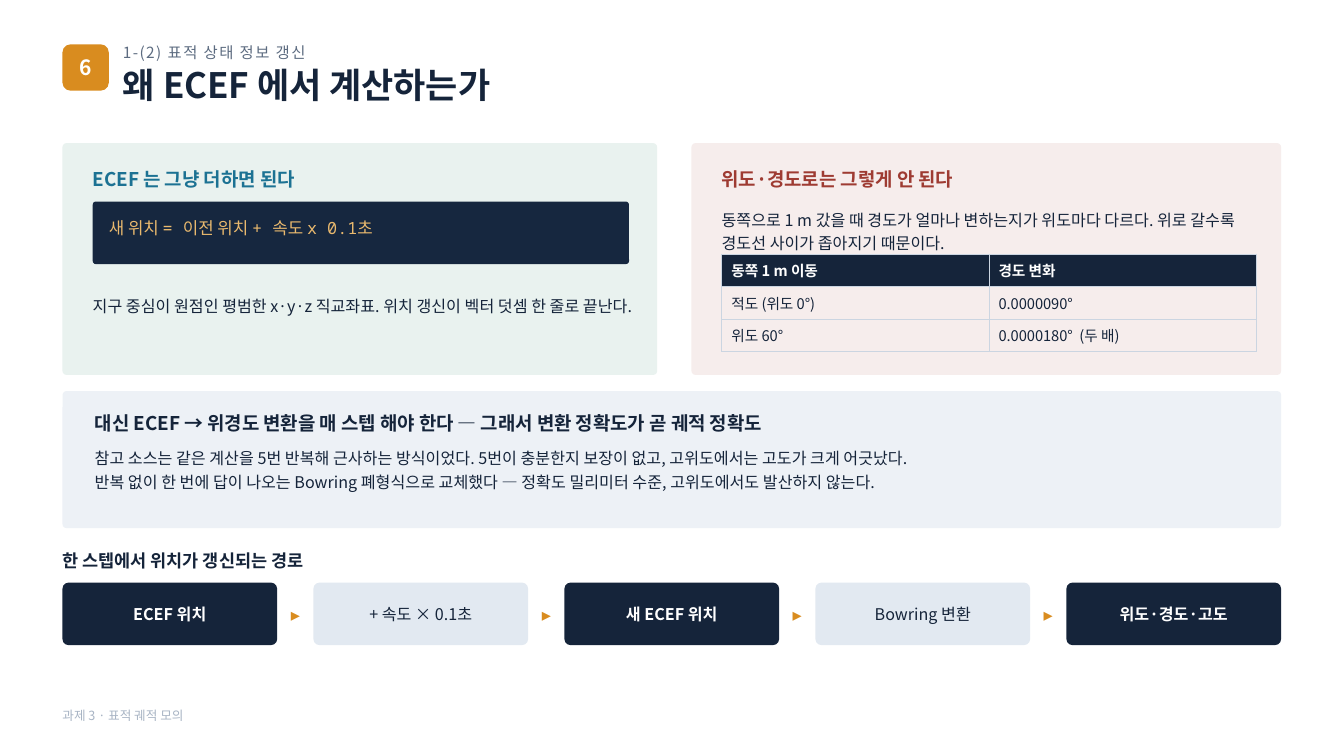
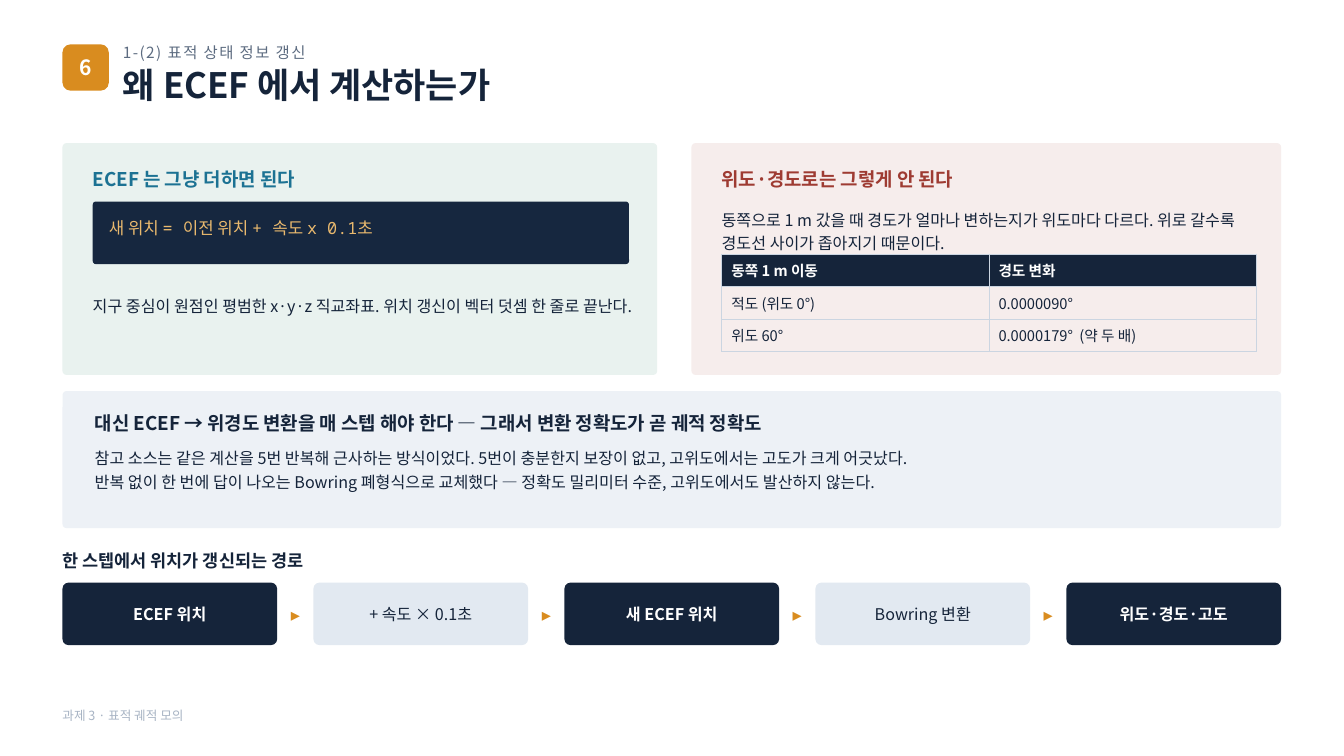
Before and after one commit to harley-hwan/radar-sw-study, a slide deck: slide 7 of Part3_TargetSim/ref/과제3_구현방법_시뮬레이션조건.pptx. Drawn at 1344x756 pixels with LibreOffice and Linux fonts; fonts in the diff are those of the drawing. Boxes give left, top, right and bottom in pixels: in the first picture for what was removed or moved away, otherwise in the second. Text is boxed around its words. In the diff, an @@ line names an element or a change of style, - is before the commit and + after.

```diff
--- a/Part3_TargetSim/ref/과제3_구현방법_시뮬레이션조건.pptx
+++ b/Part3_TargetSim/ref/과제3_구현방법_시뮬레이션조건.pptx
@@ table at (722,254,1256,355) @@
-row 3, column 2: 0.0000180° (두 배)
+row 3, column 2: 0.0000179° (약 두 배)
```
Also in this commit, not shown: 5 other slides changed, 31 other files.
